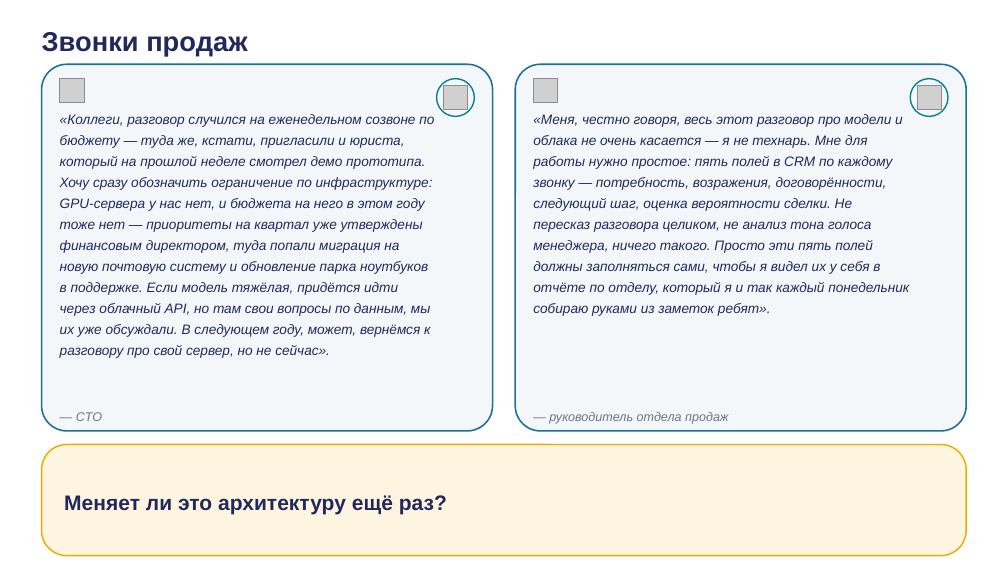
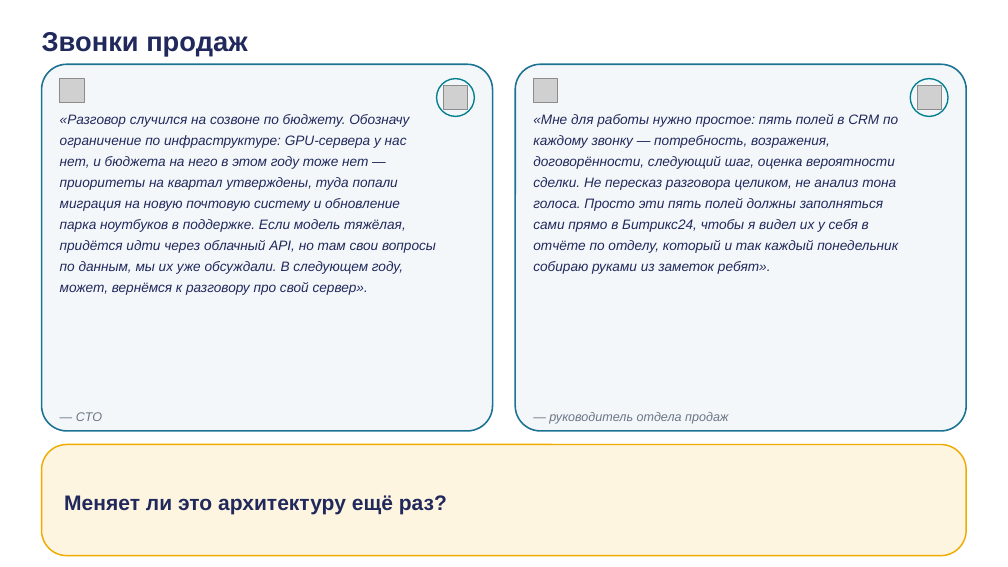
Before and after one commit to tellina-study/AI-usage-lessons, a slide deck: slide 33 of library/seminars/sem-02/rendered/sem-02.pptx. Drawn at 1008x567 pixels with LibreOffice and Linux fonts; fonts in the diff are those of the drawing; grey boxes stand for pictures. Boxes give left, top, right and bottom in pixels: in the first picture for what was removed or moved away, otherwise in the second. Text is boxed around its words. In the diff, an @@ line names an element or a change of style, - is before the commit and + after.

```diff
--- a/library/seminars/sem-02/rendered/sem-02.pptx
+++ b/library/seminars/sem-02/rendered/sem-02.pptx
@@ text at bbox=[60, 114, 436, 295]: text changed @@
-«Коллеги, разговор случился на еженедельном созвоне по бюджету — туда же, кстати, пригласили и юриста, который на прошлой неделе смотрел демо прототипа. Хочу сразу обозначить ограничение по инфраструктуре: GPU-сервера у нас нет, и бюджета на него в этом году тоже нет — приоритеты на квартал уже утверждены финансовым директором, туда попали миграция на новую почтовую систему и обновление парка ноутбуков в поддержке. Если модель тяжёлая, придётся идти через облачный API, но там свои вопросы по данным, мы их уже обсуждали. В следующем году, может, вернёмся к разговору про свой сервер, но не сейчас».
+«Разговор случился на созвоне по бюджету. Обозначу ограничение по инфраструктуре: GPU-сервера у нас нет, и бюджета на него в этом году тоже нет — приоритеты на квартал утверждены, туда попали миграция на новую почтовую систему и обновление парка ноутбуков в поддержке. Если модель тяжёлая, придётся идти через облачный API, но там свои вопросы по данным, мы их уже обсуждали. В следующем году, может, вернёмся к разговору про свой сервер».
@@ text at bbox=[533, 114, 898, 274]: text changed @@
-«Меня, честно говоря, весь этот разговор про модели и облака не очень касается — я не технарь. Мне для работы нужно простое: пять полей в CRM по каждому звонку — потребность, возражения, договорённости, следующий шаг, оценка вероятности сделки. Не пересказ разговора целиком, не анализ тона голоса менеджера, ничего такого. Просто эти пять полей должны заполняться сами, чтобы я видел их у себя в отчёте по отделу, который я и так каждый понедельник собираю руками из заметок ребят».
+«Мне для работы нужно простое: пять полей в CRM по каждому звонку — потребность, возражения, договорённости, следующий шаг, оценка вероятности сделки. Не пересказ разговора целиком, не анализ тона голоса. Просто эти пять полей должны заполняться сами прямо в Битрикс24, чтобы я видел их у себя в отчёте по отделу, который и так каждый понедельник собираю руками из заметок ребят».
```
Also in this commit, not shown: 14 other slides changed, 35 other files.
